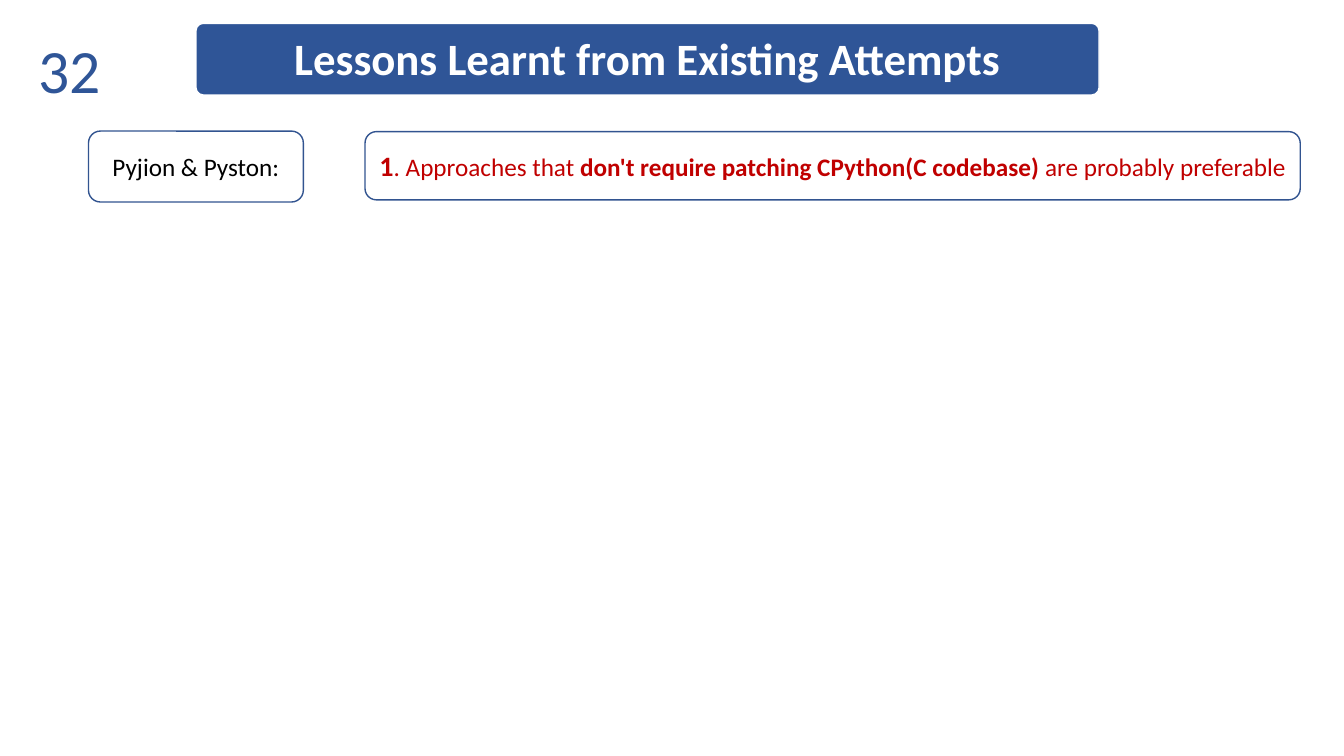
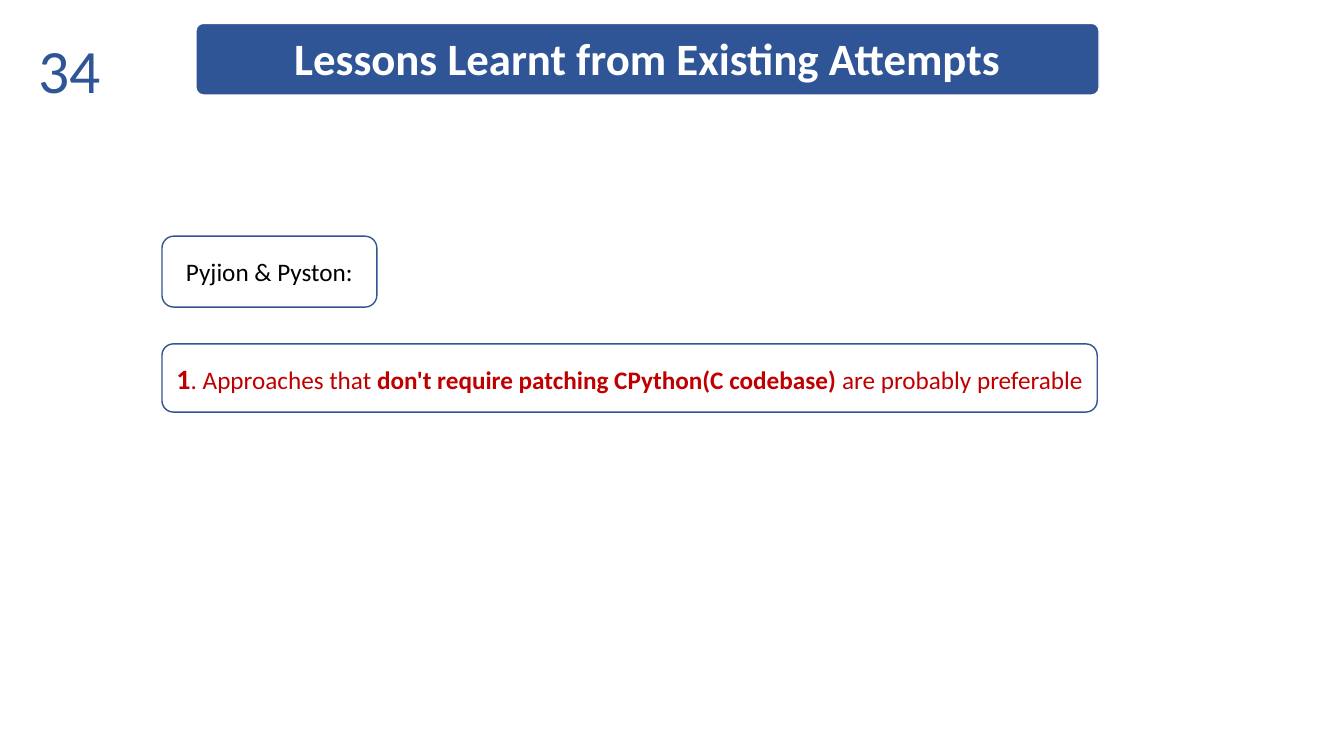
Before and after one commit to thautwarm/diojit, a slide deck: slide 34 of docs/Taine.pptx (slide 32 before the commit). Drawn at 1344x756 pixels with LibreOffice and Linux fonts; fonts in the diff are those of the drawing; background and template pictures are left out. Boxes give left, top, right and bottom in pixels: in the first picture for what was removed or moved away, otherwise in the second. Text is boxed around its words. In the diff, an @@ line names an element or a change of style, - is before the commit and + after.

```diff
--- a/docs/Taine.pptx
+++ b/docs/Taine.pptx
@@ page number at box(38, 53, 100, 94): text changed @@
-32
+34
@@ rounded rectangle "Pyjion & Pyston:": place and size @@
-rounded rectangle "Pyjion & Pyston:" at box(89, 131, 303, 202)
+rounded rectangle "Pyjion & Pyston:" at box(162, 236, 377, 307)
@@ rounded rectangle "1. Approaches that don't require ...": place and size @@
-rounded rectangle "1. Approaches that don't require ..." at box(365, 132, 1301, 201)
+rounded rectangle "1. Approaches that don't require ..." at box(162, 344, 1098, 412)
```
Also in this commit, not shown: 20 other slides changed, 3 slides added, 1 other file.
